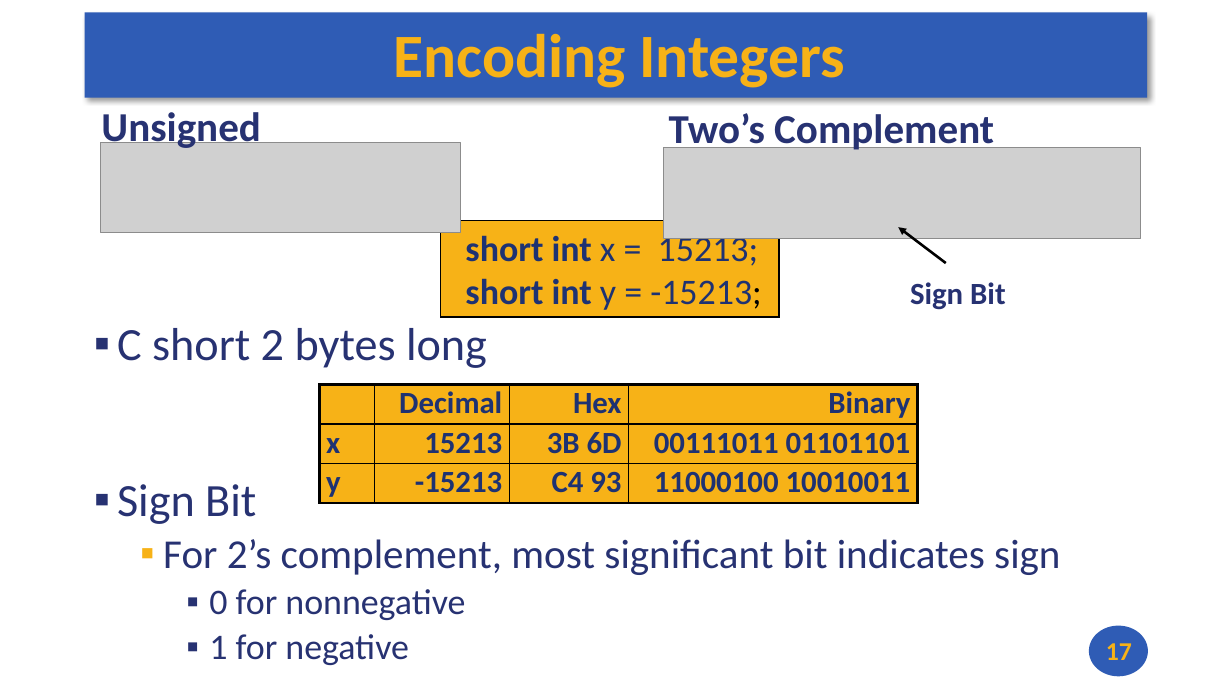
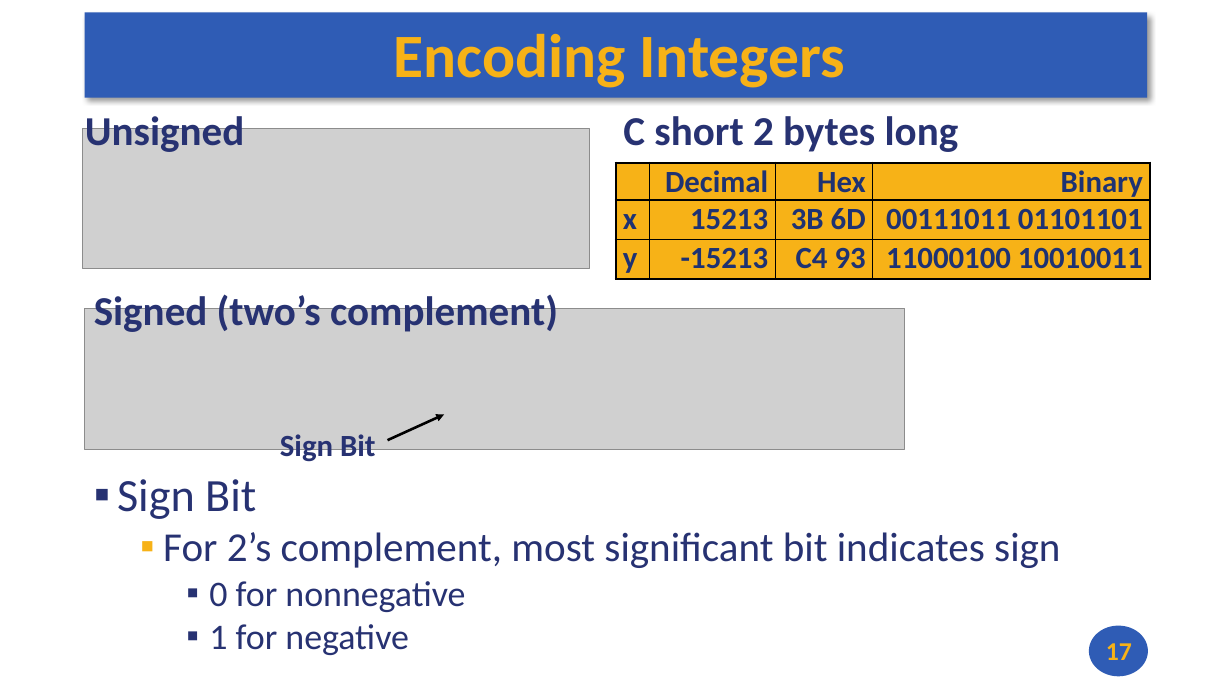
Before and after one commit to andrewt0301/hse-acos-course, a slide deck: slide 17 of docs/part1ca/02_DataTypes/CA_Lecture_02.pptx. Drawn at 1232x693 pixels with LibreOffice and Linux fonts; fonts in the diff are those of the drawing; grey boxes stand for pictures. Boxes give left, top, right and bottom in pixels: in the first picture for what was removed or moved away, otherwise in the second. Text is boxed around its words. In the diff, an @@ line names an element or a change of style, - is before the commit and + after.

```diff
--- a/docs/part1ca/02_DataTypes/CA_Lecture_02.pptx
+++ b/docs/part1ca/02_DataTypes/CA_Lecture_02.pptx
@@ text "Unsigned": place and size @@
-text "Unsigned" at [101, 108, 260, 148]
+text "Unsigned" at [85, 112, 244, 152]
@@ text added at [623, 116, 959, 152], 32 pt, text #273272, bold @@
+C short 2 bytes long
@@ picture: place and size @@
-picture at [100, 142, 460, 232]
+picture at [82, 128, 590, 268]
@@ picture removed at [664, 148, 1141, 239] @@
@@ table: place and size @@
-table at [320, 384, 919, 503]
+table at [616, 163, 1151, 279]
@@ rectangle removed at [440, 221, 779, 317] @@
-short int x = 15213;
-short int y = -15213;
@@ text at [94, 291, 558, 332]: text changed @@
-Two’s Complement
+Signed (two’s complement)
@@ picture added at [85, 308, 905, 449] @@
@@ text at [117, 328, 487, 368]: paragraph removed @@
-▪ C short 2 bytes long
@@ arrow moved from (946, 263) - (898, 227) to (387, 440) - (445, 415) @@
@@ text "Sign Bit": place and size @@
-text "Sign Bit" at [910, 282, 1005, 310]
+text "Sign Bit" at [280, 434, 375, 464]
@@ text "Sign Bit": place and size @@
-text "Sign Bit" at [117, 328, 1060, 665]
+text "Sign Bit" at [117, 479, 1060, 655]
@@ text "Sign Bit" at [117, 479, 1060, 655]: line spacing 0.9 to 1; less space between paragraphs @@
```
Also in this commit, not shown: 3 other slides changed, 4 slides added, 1 slide removed, 1 other file.
